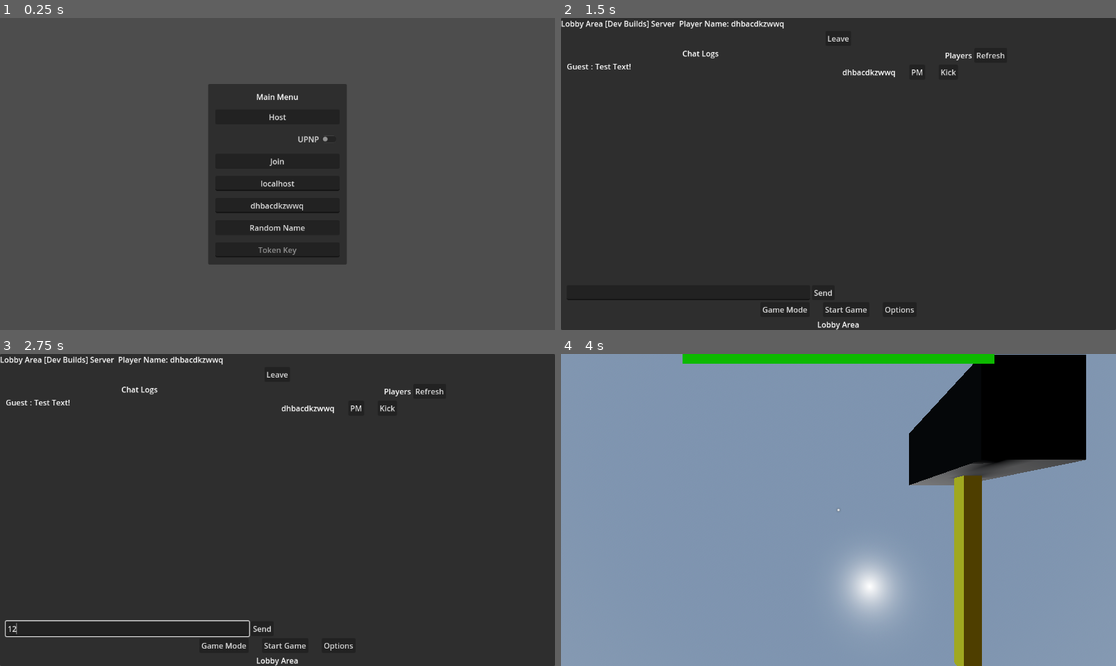
Above: before the commit, frames 1-4 (two rows, left to right).
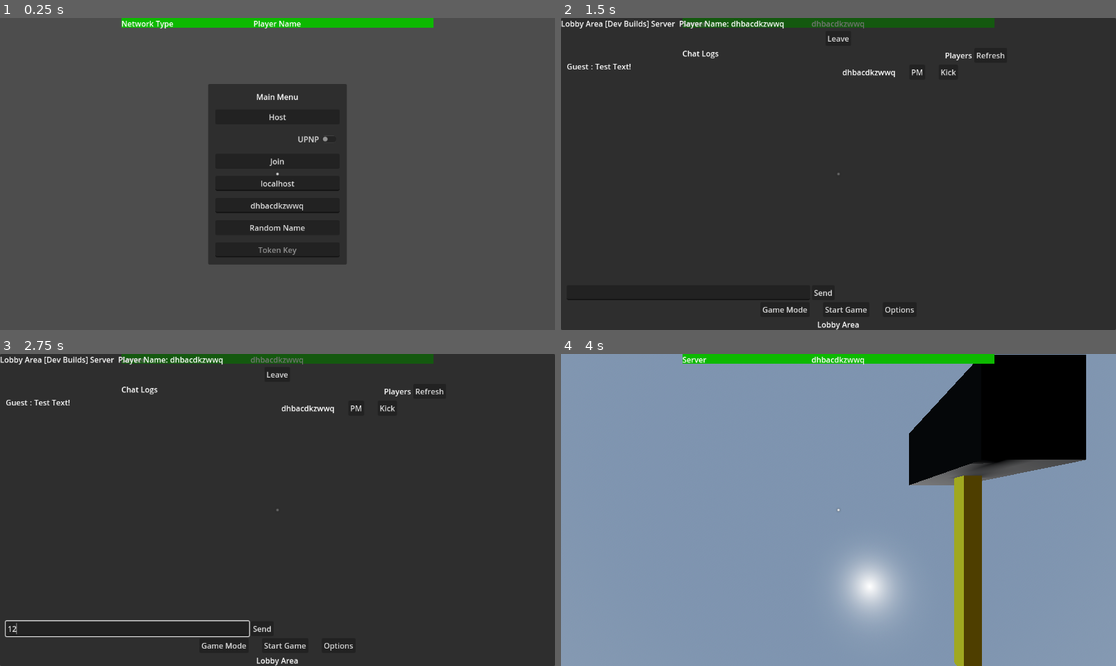
Above: after the commit, the same moments.

Repository: Lightnet/craftgd
Game: Godot game, scene res://maps/main.tscn
Two runs of this game, one before a commit and one after it. Both use one fixed random seed, a clock stepped at 60 frames per second and the inputs below.
Inputs (mouse positions are in pixels of both pictures, inside the frame that each line leads up to):
- Up to frame 1 (0.25 s): no input
- Up to frame 2 (1.5 s): click (838, 248) at 0.52 s; type "12" at 0.6 s; click "Host" at 1.25 s
- Up to frame 3 (2.75 s): click (127, 628) at 2.02 s; type "12" at 2.1 s
- Up to frame 4 (4 s): click "Start Game" at 2.75 s; tap Enter (ui_accept) at 3.5, 3.77 s; move the mouse to (866, 510) at 3.52 s; hold W (up) from 3.53 s (still down); click (866, 510) at 3.6 s

The runs differ from the first frame. In frame 1, 1.8% of the frame differs, in the area x 21-79%, y 0-51%; in frame 2, 1.6%; in frame 3, 1.6%; in frame 4, 0.2%.

Commit message:
fixed spawning
work on adding text status for network type and player name. fixed over lap player ids.

Diff:
--- a/lobby/game_lobby.gd
+++ b/lobby/game_lobby.gd
@@ -8,7 +8,8 @@
 @onready var UIChatMessages = $VBoxContainer/HBC_Content/VBoxContainer/SC_Chat/VBC_Messages
 @onready var MenuLobby = $"."
 @onready var HUD = $"../HUD"
-@onready var EntityPlayers = $"../../world/players"
+#@onready var EntityPlayers = $"../../world/players"
+@onready var EntityPlayers = $"../../"
 
 var UIPlayerData = preload("res://lobby/lobby_player_row01.tscn")
 
@@ -95,6 +96,8 @@
 	if is_multiplayer_authority():
 		print("AUTH HELLO")
 		setup_host()
+		#rpc_id(1,"setup_host")#fail
+		#rpc("setup_host")#
 	else:
 		print("NOT AUTH")
 	pass # Replace with function body.
@@ -132,36 +135,34 @@
 	pass
 
 # set up host map and player
+@rpc("call_remote")
 func setup_host():
 	MenuLobby.hide()
 	HUD.show()
-	print("init set up game...")
-	var selfPeerID = get_tree().get_multiplayer().get_unique_id()
-	# Load world
-	var world = load(load_map).instantiate()
-	get_node("/root/Main/world/level").add_child(world)
-
-	# Load my player
-	var my_player = preload("res://prefabs/players/player.tscn").instantiate()
-	my_player.set_name(str(selfPeerID))
-	#add_child(my_player)
-	EntityPlayers.add_child(my_player)
-
-	var player_info = Network.player_info
-	# Load other players
-	for p in player_info:
-		var player = preload("res://prefabs/players/player.tscn").instantiate()
-		player.set_name(str(p))
-		#player.set_network_master(p) # Will be explained later
-		#get_node("/root/Main/world/players").add_child(player)
-		#EntityPlayers.add_child(player)
-		#add_child(player)
-		EntityPlayers.add_child(player)
-		#pass
-
-
-
-
+	if is_multiplayer_authority():
+		print("init set up game...")
+		var selfPeerID = get_tree().get_multiplayer().get_unique_id()
+		# Load world
+		var world = load(load_map).instantiate()
+		get_node("/root/Main/world/level").add_child(world)
+
+		# Load my player
+		var my_player = preload("res://prefabs/players/player.tscn").instantiate()
+		my_player.set_name(str(selfPeerID))
+		#add_child(my_player)
+		EntityPlayers.add_child(my_player)
+
+		var player_info = Network.player_info
+		# Load other players
+		for p in player_info:
+			var player = preload("res://prefabs/players/player.tscn").instantiate()
+			player.set_name(str(p))
+			#player.set_network_master(p) # Will be explained later
+			#get_node("/root/Main/world/players").add_child(player)
+			#EntityPlayers.add_child(player)
+			#add_child(player)
+			EntityPlayers.add_child(player)
+			#pass
 
 	#boardcast to other remote player
 	rpc("pre_configure_game")
@@ -177,31 +178,31 @@
 	MenuLobby.hide()
 	HUD.show()
 	print("init set up game...")
-	var selfPeerID = get_tree().get_multiplayer().get_unique_id()
+	#var selfPeerID = get_tree().get_multiplayer().get_unique_id()
 	# Load world
 	var world = load(load_map).instantiate()
 	get_node("/root/Main/world/level").add_child(world)
 
 	# Load my player
-	var my_player = preload("res://prefabs/players/player.tscn").instantiate()
-	my_player.set_name(str(selfPeerID))
+	#var my_player = preload("res://prefabs/players/player.tscn").instantiate()
+	#my_player.set_name(str(selfPeerID))
 	#my_player.set_network_master(selfPeerID) # Will be explained later
 	#get_node("/root/Main/world/players").add_child(my_player)
-	EntityPlayers.add_child(my_player)
+	#EntityPlayers.add_child(my_player)
 	#add_child(my_player)
 
 
 	var player_info = Network.player_info
 	# Load other players
 	for p in player_info:
-		var player = preload("res://prefabs/players/player.tscn").instantiate()
-		player.set_name(str(p))
+		#var player = preload("res://prefabs/players/player.tscn").instantiate()
+		#player.set_name(str(p))
 		#player.set_network_master(p) # Will be explained later
 		#get_node("/root/Main/world/players").add_child(player)
 		#EntityPlayers.add_child(player)
 		#add_child(player)
-		EntityPlayers.add_child(player)
-		#pass
+		#EntityPlayers.add_child(player)
+		pass
 
 
 	# Tell server (remember, server is always ID=1) that this peer is done pre-configuring.
--- a/maps/main.tscn
+++ b/maps/main.tscn
@@ -82,7 +82,6 @@
 alignment = 1
 
 [node name="HUD" type="Control" parent="CanvasLayer"]
-visible = false
 layout_mode = 3
 anchors_preset = 15
 anchor_right = 1.0
@@ -100,6 +99,7 @@
 anchor_bottom = 1.0
 grow_horizontal = 2
 grow_vertical = 2
+mouse_filter = 2
 metadata/_edit_use_anchors_ = true
 
 [node name="CrossPoint" type="TextureRect" parent="CanvasLayer/HUD/AspectRatioContainer"]
@@ -119,6 +119,18 @@
 max_value = 3.0
 value = 3.0
 show_percentage = false
+
+[node name="LHUDNetworkType" type="Label" parent="CanvasLayer/HUD/AspectRatioContainer"]
+layout_mode = 2
+size_flags_horizontal = 0
+size_flags_vertical = 0
+text = "Network Type"
+
+[node name="LHUDPlayerName" type="Label" parent="CanvasLayer/HUD/AspectRatioContainer"]
+layout_mode = 2
+size_flags_horizontal = 4
+size_flags_vertical = 0
+text = "Player Name"
 
 [node name="ChatRegion" type="VBoxContainer" parent="CanvasLayer/HUD"]
 visible = false
--- a/scripts/world.gd
+++ b/scripts/world.gd
@@ -12,6 +12,10 @@
 
 @onready var IPlayerName = $CanvasLayer/MainMenu/MarginContainer/VBoxContainer/IUserName
 @onready var LNetworkType = $CanvasLayer/Lobby/VBoxContainer/HBoxContainer/LNetworkType
+
+@onready var LHUDNetworkType = $CanvasLayer/HUD/AspectRatioContainer/LHUDNetworkType
+@onready var LHUDPlayerName = $CanvasLayer/HUD/AspectRatioContainer/LHUDPlayerName
+
 
 const Player = preload("res://prefabs/players/player.tscn")
 const PORT = 9999
@@ -52,6 +56,8 @@
 
 	#add_player(multiplayer.get_unique_id())
 	LNetworkType.text= "Server"
+	LHUDNetworkType.text= "Server"
+	LHUDPlayerName.text = IPlayerName.text
 	print("server")
 
 	#upnp_setup()
@@ -69,6 +75,8 @@
 	#multiplayer.multiplayer_peer = enet_peer
 	#multiplayer.peer_disconnected.connect(return_menu)
 	LNetworkType.text= "Client"
+	LHUDNetworkType.text= "Client"
+	LHUDPlayerName.text = IPlayerName.text
 	print("client")
 
 func add_player(peer_id):
